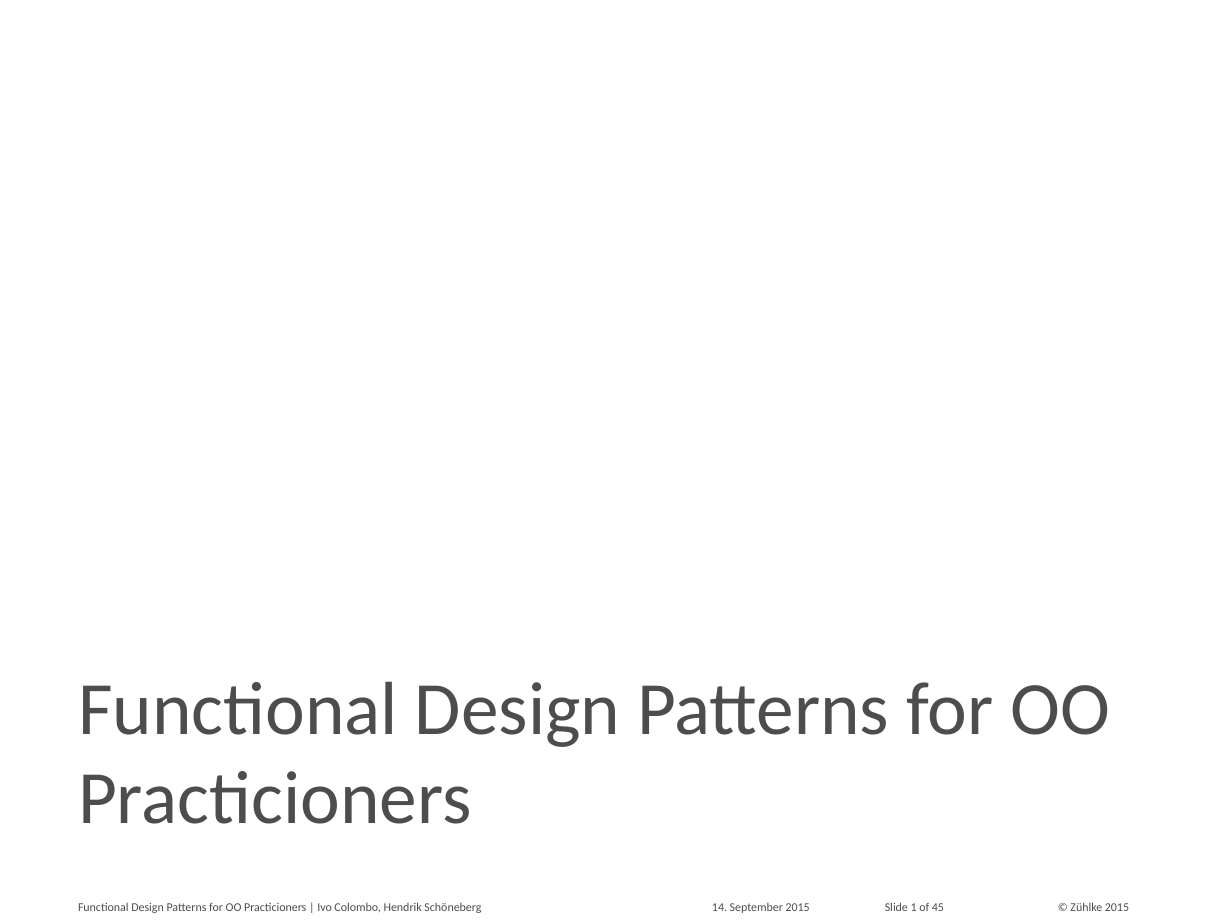
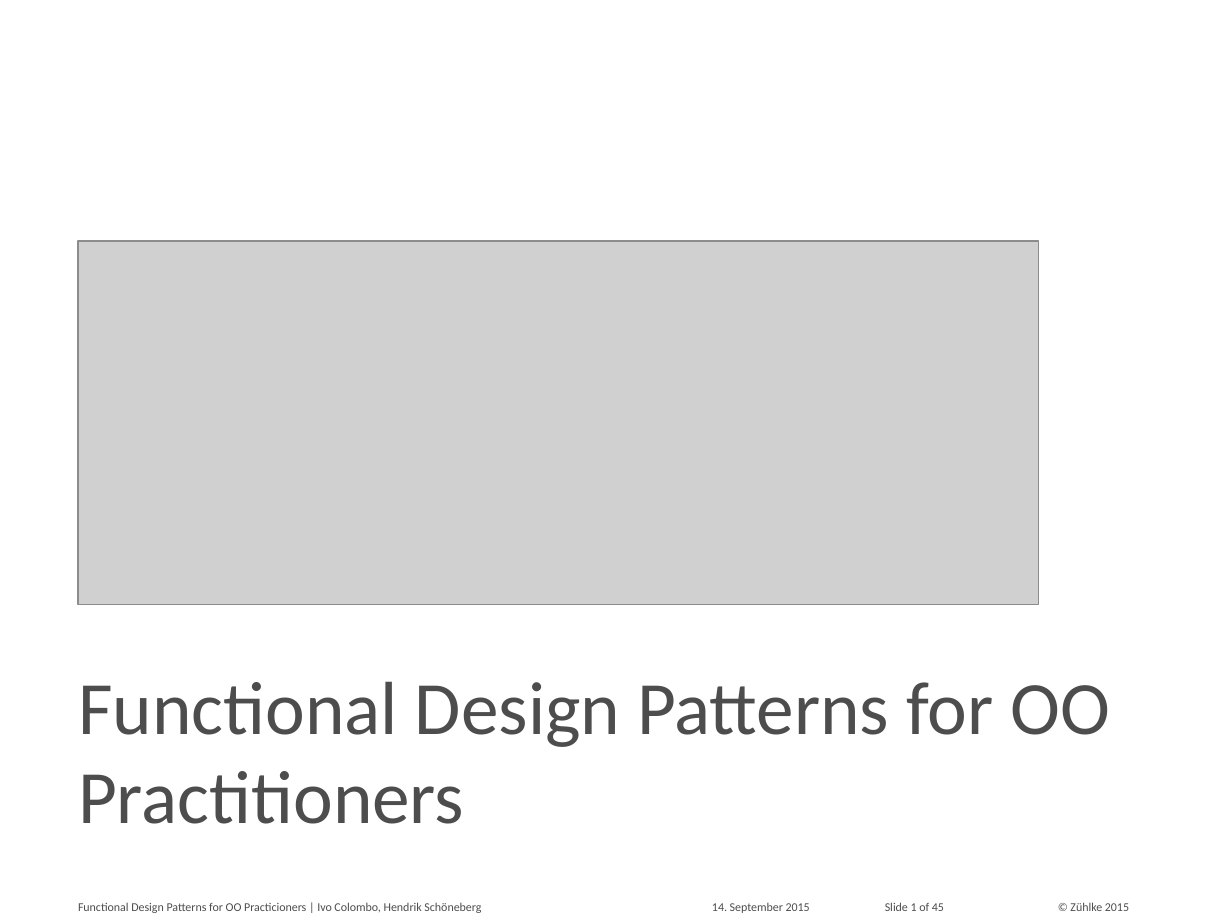
Before and after one commit to aax/zdays-fp-patterns, a slide deck: slide 1 of Functional Design Patterns for OO Practitioners.pptx. Drawn at 1232x924 pixels with LibreOffice and Linux fonts; fonts in the diff are those of the drawing; grey boxes stand for pictures; background and template pictures are left out. Boxes give left, top, right and bottom in pixels: in the first picture for what was removed or moved away, otherwise in the second. Text is boxed around its words. In the diff, an @@ line names an element or a change of style, - is before the commit and + after.

Commit message:
typo and image in title slide

```diff
--- a/Functional Design Patterns for OO Practitioners.pptx
+++ b/Functional Design Patterns for OO Practitioners.pptx
@@ picture added at (x1=78, y1=241, x2=1039, y2=605) @@
@@ title at (x1=78, y1=681, x2=1111, y2=824): text changed @@
-Functional Design Patterns for OO Practicioners
+Functional Design Patterns for OO Practitioners
```
Also in this commit, not shown: 1 other slide changed.
